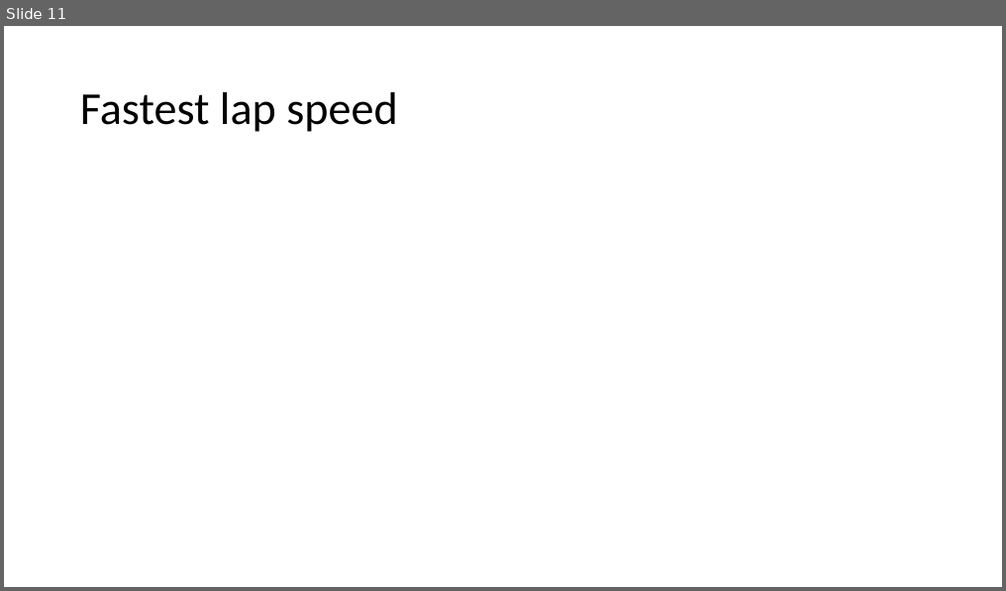
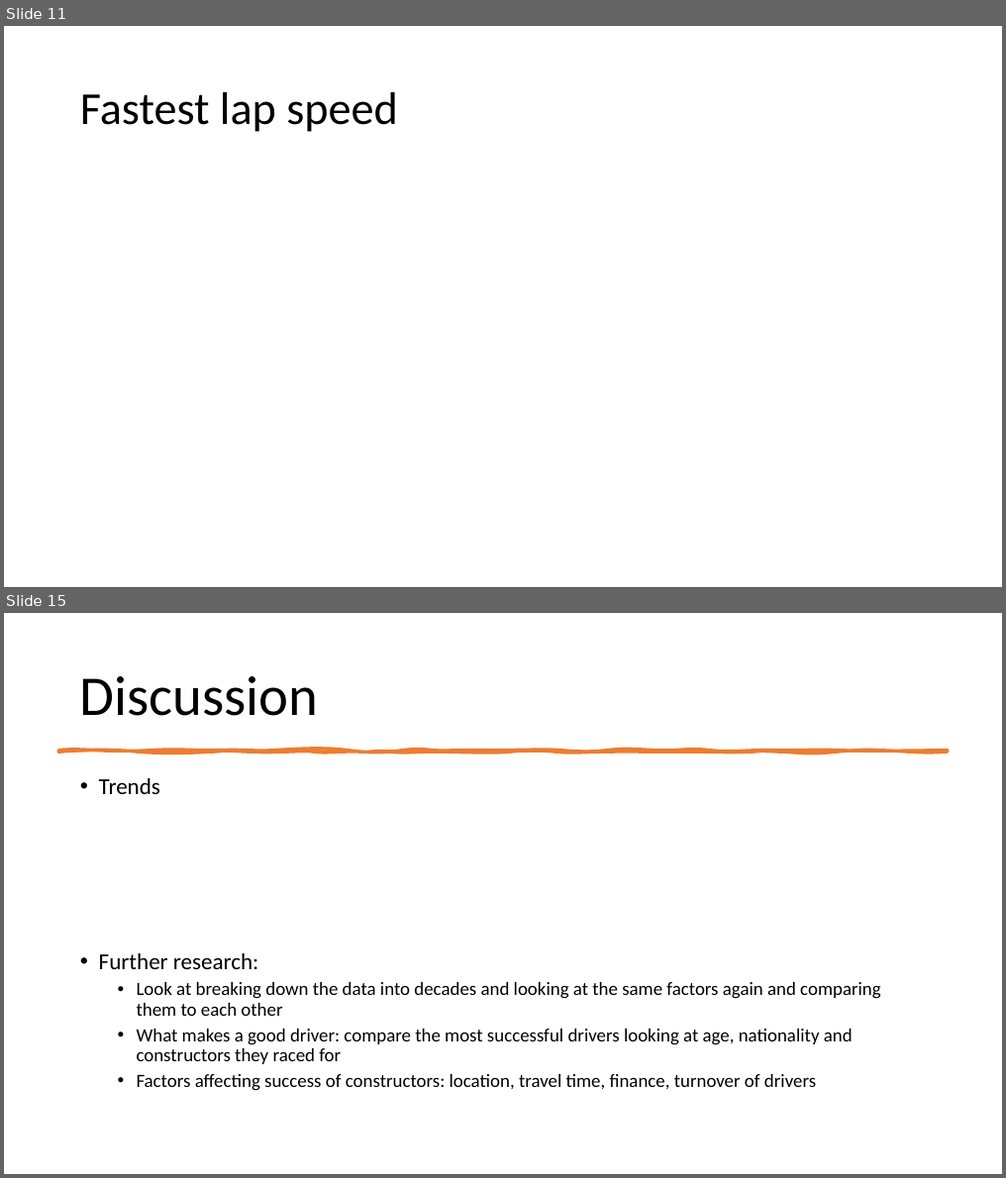
Before and after one commit to Praveena-codee/Project1, a slide deck: Project 1 - F1 factors.pptx. Shown one above the other, each under a label of ours: slide 11 before the commit, slides 11 and 15 after it; the slides between them are not shown. The pictures are 1006x591 and 1006x1178 pixels, drawn with LibreOffice and Linux fonts; fonts in the diff are those of the drawing. Boxes give left, top, right and bottom in pixels: in the first picture for what was removed or moved away, otherwise in the second. Text is boxed around its words. In the diff, an @@ line names an element or a change of style, - is before the commit and + after.

```diff
--- a/Project 1 - F1 factors.pptx
+++ b/Project 1 - F1 factors.pptx
@@ slide 15 added at (4,613,1002,1174), background #FFFFFF @@
@@ title added at (80,676,319,716), 54 pt, text #000000 @@
+Discussion
@@ freeform shape added at (58,750,947,752), fill #ED7D31, outline #ED7D31 3.25 pt @@
@@ text added at (99,778,881,1091), 18 pt, text #000000 @@
+• Trends
+• Further research:
+  • Look at breaking down the data into decades and looking at the same factors again and comparing them to each other
+  • What makes a good driver: compare the most successful drivers looking at age, nationality and constructors they raced for
+  • Factors affecting success of constructors: location, travel time, finance, turnover of drivers
```
Also in this commit, not shown: 8 slides changed, 4 other slides added, 5 slides removed.
